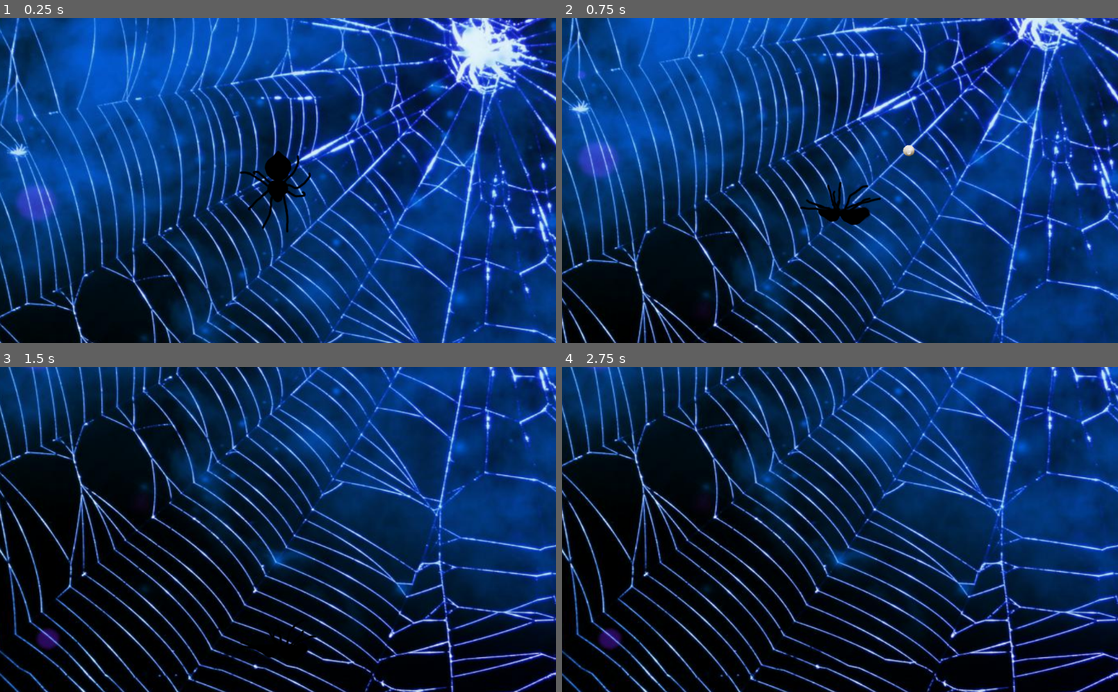
Above: before the commit, frames 1-4 (two rows, left to right).
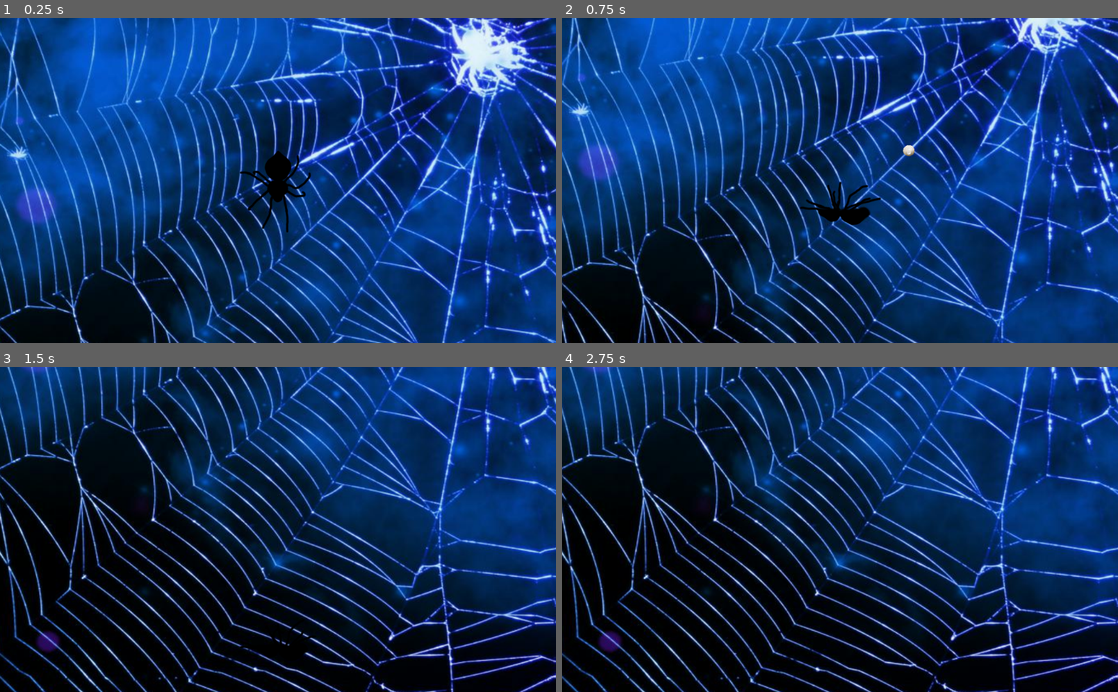
Above: after the commit, the same moments.

Repository: MarmotaGames/aracnotopia
Game: Godot game, scene res://GreatWeb.tscn
Two runs of this game, one before a commit and one after it. Both use one fixed random seed, a clock stepped at 60 frames per second and the inputs below. This scene is started directly instead of the project's main scene.
Inputs (mouse positions are in pixels of both pictures, inside the frame that each line leads up to):
- Up to frame 1 (0.25 s): no input
- Up to frame 2 (0.75 s): tap Enter (ui_accept) at 0.5 s; move the mouse to (962, 164) at 0.52 s; hold Right (ui_right) from 0.53 s (still down); right-click (962, 164) at 0.6 s; click (962, 164) at 0.67 s
- Up to frame 3 (1.5 s): tap Enter (ui_accept) at 0.77 s; move the mouse to (166, 545) at 1.27 s; release Right (ui_right) at 1.28 s; hold Down (ui_down) from 1.28 s (still down); right-click (166, 545) at 1.35 s
- Up to frame 4 (2.75 s): tap Enter (ui_accept) at 1.52, 2 s; move the mouse to (895, 458) at 2.02 s; release Down (ui_down) at 2.03 s; hold Right (ui_right) from 2.03 s (still down); right-click (895, 458) at 2.1 s

The runs differ from the first frame. In frame 1, 24% of the frame differs, in the area x 0-100%, y 0-100%; in frame 2, 24%; in frame 3, 27%; in frame 4, 28%.
Error in both runs: Invalid get index 'spiderInArea' (on base: 'null instance'). (res://player/Player.gd:118)

Commit message:
Menu and GreatWeb scenes working with teleport

Diff:
--- a/GodotProject/GreatWeb.tscn
+++ b/GodotProject/GreatWeb.tscn
@@ -1,7 +1,13 @@
-[gd_scene load_steps=3 format=2]
+[gd_scene load_steps=5 format=2]
 
 [ext_resource path="res://player/Player.tscn" type="PackedScene" id=1]
 [ext_resource path="res://spider-web-Wallpaper-For-Mac-number-WH1.jpg" type="Texture" id=2]
+[ext_resource path="res://UP.gd" type="Script" id=3]
+
+[sub_resource type="RectangleShape2D" id=1]
+
+custom_solver_bias = 0.0
+extents = Vector2( 10, 10 )
 
 [node name="Root" type="Node2D" index="0"]
 
@@ -14,7 +20,28 @@
 [node name="TheWebSprite" type="Sprite" parent="." index="1"]
 
 show_behind_parent = true
-position = Vector2( 1050, 600 )
+position = Vector2( 1050, 605 )
 scale = Vector2( 1.5, 1.35 )
 texture = ExtResource( 2 )
 _sections_unfolded = [ "Transform", "Z Index" ]
+
+[node name="UP" type="Area2D" parent="." index="2"]
+
+input_pickable = true
+gravity_vec = Vector2( 0, 1 )
+gravity = 98.0
+linear_damp = 0.1
+angular_damp = 1.0
+audio_bus_override = false
+audio_bus_name = "Master"
+script = ExtResource( 3 )
+_sections_unfolded = [ "Transform" ]
+
+[node name="LevelUP" type="CollisionShape2D" parent="UP" index="0"]
+
+position = Vector2( 1050, 0 )
+scale = Vector2( 50, 3 )
+shape = SubResource( 1 )
+_sections_unfolded = [ "Transform" ]
+
+[connection signal="body_entered" from="UP" to="UP" method="_on_UP_body_entered"]
--- a/GodotProject/MainMenu.tscn
+++ b/GodotProject/MainMenu.tscn
@@ -2,7 +2,7 @@
 
 [ext_resource path="res://Menu.gd" type="Script" id=1]
 
-[node name="MainMenu" type="Control" index="0"]
+[node name="MainMenu" type="Control"]
 
 anchor_left = 0.0
 anchor_top = 0.0
--- /dev/null
+++ b/GodotProject/UP.gd
@@ -0,0 +1,4 @@
+extends Area2D
+
+func _on_UP_body_entered(body):
+	get_tree().change_scene("res://main.tscn")
